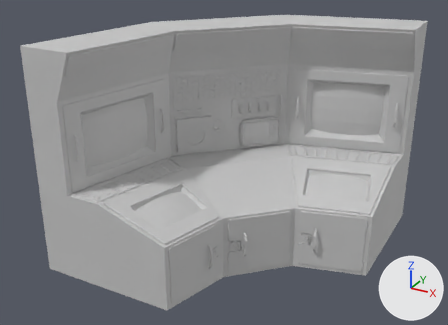
A saved change to the FBX model Assets/Meshes/Static_Mesh/NASA_Assets/NASA_Control_CornerFoundation.FBX.
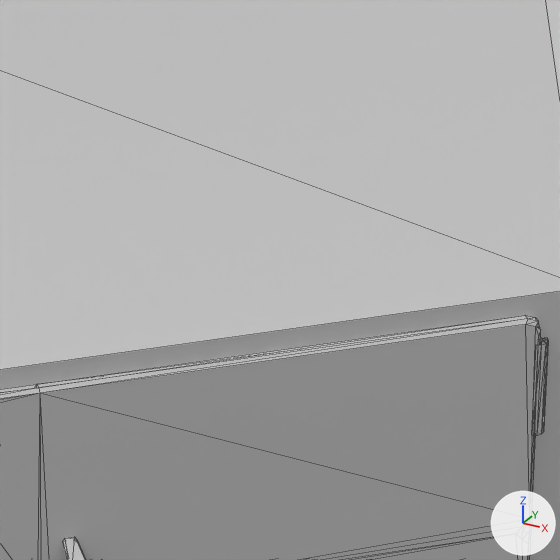
The first picture shows the older version from a 50 mm camera at (-1.03, -3.53, 6.27) aimed at (-6.04, 5.58, 1.72). The close-ups show both versions on the part from 53% to 65% of the width and 55% to 72% of the height of that picture; other places that the commit changed are outside them. Arrows for +X, +Y and +Z are at lower right; the lights stay in place. The close-ups show mesh edges as thin lines. Where no turn or scale is listed for an object, it has been applied to the vertices.

The scene before the commit, as lines of its bpy script (objects in view):
```python
me_mesh = bpy.data.meshes.new('Mesh')
me_mesh.from_pydata(...)  # 80 vertices, 156 faces; spans x -5.08..0.0, y 0.0..5.08, z 0.0..4.06
me_mesh.materials.append(mat_material__46)  # its picture is missing
me_mesh_002 = bpy.data.meshes.new('Mesh.002')
me_mesh_002.from_pydata(...)  # 391 vertices, 762 faces; spans x -0.404..0.423, y -0.413..0.423, z -0.533..0.533
me_mesh_002.materials.append(mat_material__46)  # its picture is missing
ob_foundation_c = bpy.data.objects.new('Foundation_C', me_mesh)
ob_foundation_c.location = (-3.306, 3.302, 0.0)
ob_panel_door2 = bpy.data.objects.new('Panel Door2', me_mesh_002)
ob_panel_door2.location = (-5.041, 5.037, 0.61)
```
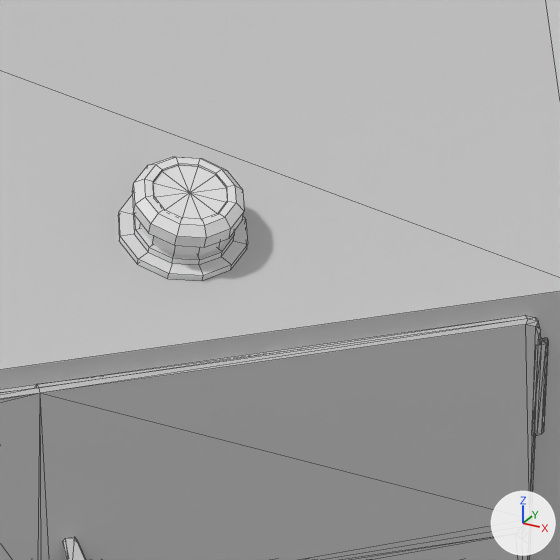
The newer file is also turned or shifted as a whole; pictures and numbers use the older file's frame.

The change in detail:
Mesh me_mesh_008_1 is new.
It has 86 vertices, 96 faces and spans x -0.108..0.111, y -0.111..0.108, z -0.039..0.054.
Mesh me_mesh_009_1 is new.
It has 98 vertices, 108 faces and spans x -0.076..0.114, y -0.114..0.076, z -0.028..0.126.
Object 'Big Red Button Base' (ob_big_red_button_base) is new; it shows me_mesh_008_1.
Its location is (-5.207, 5.202, 1.266).
Object 'Big Red Button' (ob_big_red_button) is new; it shows me_mesh_009_1.
Its location is (-5.207, 5.202, 1.266).

Where the change shows, as pixel boxes [x1, y1, x2, y2] in the close-ups (560 x 560 px):
'Big Red Button', added: after [132, 157, 244, 257]
'Big Red Button Base', added: after [118, 195, 248, 281]
